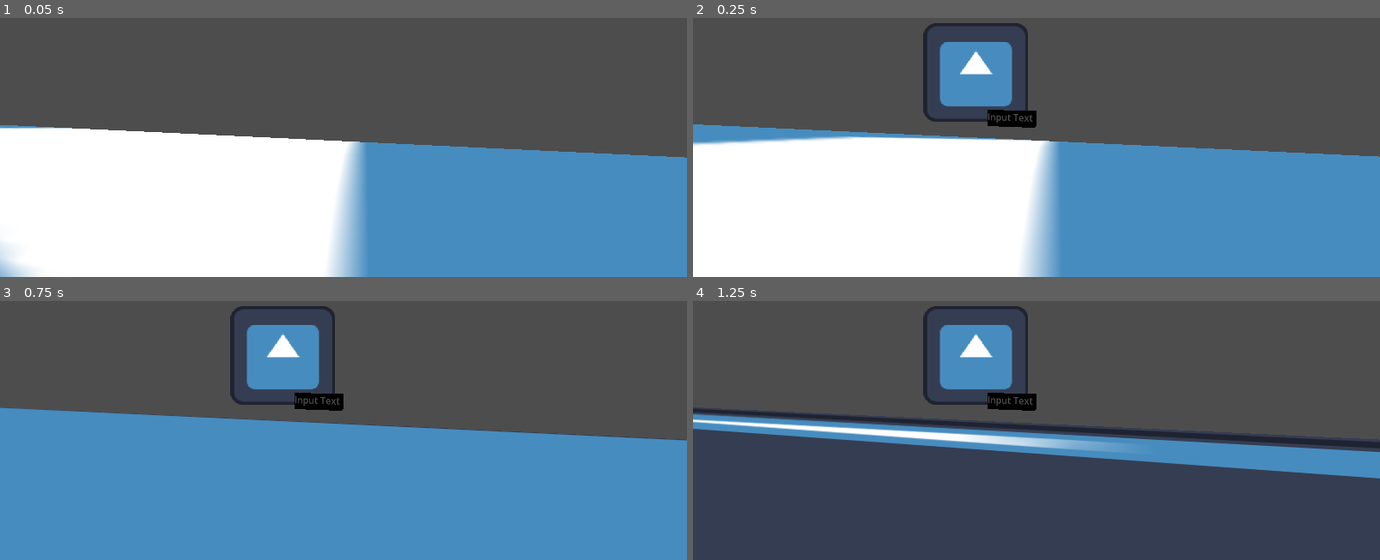
Above: before the commit, frames 1-4 (two rows, left to right).
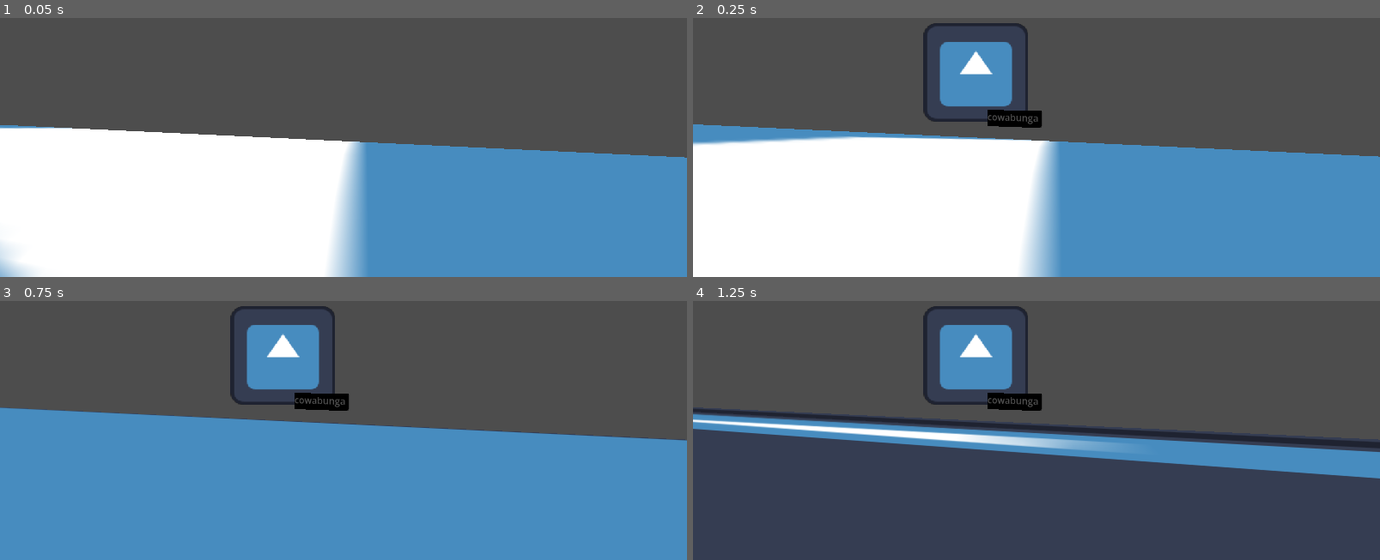
Above: after the commit, the same moments.

Repository: TobleroneBill/SkaterBoi
Game: Godot game, scene res://Game Scenes/Game Manager/game_manager.tscn
The game is run twice, just before and just after one commit, with the same random seed, the same clock (stepped at 60 frames per second) and the same inputs. Before the commit the project starts from res://Game Scenes/game_manager.tscn. The engine's default icon, where the game draws it, is replaced by a stand-in: a white triangle on a blue panel in a dark square.
Inputs:
- Up to frame 1 (0.05 s): no input
- Up to frame 2 (0.25 s): no input
- Up to frame 3 (0.75 s): tap Enter at 0.5 s
- Up to frame 4 (1.25 s): no input

Frame 1 is identical in both runs. In frame 2, 0.1% of the frame differs, in the area x 42-51%, y 35-43%; in frame 3, 0.1%; in frame 4, 0.1%.

Commit message:
Typing multiple words

Diff:
--- a/skater-boi/Game Objects/S-Typer.gd
+++ b/skater-boi/Game Objects/S-Typer.gd
@@ -1,9 +1,11 @@
 extends Sprite3D
 
+@onready var basetext = $"SubViewport/Control/PanelContainer/Base Text"
+@onready var usertext = $"SubViewport/Control/PanelContainer/User Text"
+
+
 # Set the new string to type out
-func SetText():
-	pass
-
-# Update the User Text
-func UpdateUI(userText):
-	$"SubViewport/Control/PanelContainer/User Text".text = userText
+func Update(bg,fg=""):
+	print('input Text:' + fg)
+	basetext.text = bg
+	usertext.text = fg
--- a/skater-boi/Game Scenes/GameManager.gd
+++ b/skater-boi/Game Scenes/Game Manager/GameManager.gd
@@ -10,7 +10,7 @@
 
 func _ready():
 	Global.GameManager = self
-	Change2D("res://Game Scenes/test_level_switch.tscn")
+	Change3D("res://Game Scenes/Gameplay.tscn")
 
 # Load 3D Level Scene
 func Change3D(NewScene: String) -> void:
--- a/skater-boi/Game Scenes/game_manager.tscn
+++ b/skater-boi/Game Scenes/Game Manager/game_manager.tscn
@@ -1,6 +1,6 @@
 [gd_scene format=3 uid="uid://dhh25oq4bwetu"]
 
-[ext_resource type="Script" uid="uid://c6wp5j780rnu4" path="res://Game Scenes/GameManager.gd" id="1_vqhgs"]
+[ext_resource type="Script" uid="uid://c6wp5j780rnu4" path="res://Game Scenes/Game Manager/GameManager.gd" id="1_vqhgs"]
 
 [node name="GameManager" type="Node" unique_id=355234343 node_paths=PackedStringArray("world3d", "world2d", "GUI")]
 script = ExtResource("1_vqhgs")
--- a/skater-boi/Game Scenes/cool_scene.tscn
+++ b/skater-boi/Game Scenes/Gameplay.tscn
@@ -1,7 +1,8 @@
 [gd_scene format=3 uid="uid://dg5mvxjeoprlw"]
 
-[ext_resource type="Script" uid="uid://1p8ijc4nyi27" path="res://TESTINIT.gd" id="1_685la"]
+[ext_resource type="Script" uid="uid://1p8ijc4nyi27" path="res://Scripts/TESTINIT.gd" id="1_685la"]
 [ext_resource type="Texture2D" uid="uid://bopvol1g2xkgs" path="res://icon.svg" id="2_v64xd"]
+[ext_resource type="Script" uid="uid://b1g07gegjl25f" path="res://Game Scenes/rolling_hill.gd" id="3_aexhd"]
 [ext_resource type="PackedScene" uid="uid://dla78c1kywnb0" path="res://Game Objects/ob-Player.tscn" id="3_vhp02"]
 [ext_resource type="PackedScene" uid="uid://daun4qwlb1mnw" path="res://Game Objects/ob-Typer.tscn" id="4_vhp02"]
 
@@ -46,43 +47,38 @@
 &"Rotate": SubResource("Animation_3yadi")
 }
 
-[sub_resource type="ViewportTexture" id="ViewportTexture_hos14"]
+[sub_resource type="ViewportTexture" id="ViewportTexture_aexhd"]
 viewport_path = NodePath("SubViewport")
 
-[sub_resource type="ViewportTexture" id="ViewportTexture_1f2cl"]
+[sub_resource type="ViewportTexture" id="ViewportTexture_ss5vm"]
 viewport_path = NodePath("SubViewport")
 
-[sub_resource type="ViewportTexture" id="ViewportTexture_kio88"]
-viewport_path = NodePath("Player/SubViewport")
-
-[node name="Scene Prototype" type="Node3D" unique_id=309273264]
+[node name="GameScene" type="Node3D" unique_id=309273264]
 script = ExtResource("1_685la")
 
-[node name="CSGCylinder3D" type="CSGCylinder3D" parent="." unique_id=115029221]
+[node name="RollingHill" type="CSGCylinder3D" parent="." unique_id=115029221]
 transform = Transform3D(-1.9909318e-07, 23.240831, 0, -4.554721, -1.015889e-06, 0, 0, 0, 4.554722, 0, -1.248178, 0)
 material_override = SubResource("StandardMaterial3D_3yadi")
 sides = 20
+script = ExtResource("3_aexhd")
 
-[node name="AnimationPlayer" type="AnimationPlayer" parent="CSGCylinder3D" unique_id=323957552]
+[node name="AnimationPlayer" type="AnimationPlayer" parent="RollingHill" unique_id=323957552]
 libraries/ = SubResource("AnimationLibrary_vhp02")
 
 [node name="Player" parent="." unique_id=273068932 instance=ExtResource("3_vhp02")]
 transform = Transform3D(1, 0, 0, 0, 1, 0, 0, 0, 1, 0.46076846, 1.0162408, 0)
-texture = SubResource("ViewportTexture_hos14")
+texture = SubResource("ViewportTexture_aexhd")
 
-[node name="OBJ_typer" parent="." unique_id=676901588 instance=ExtResource("4_vhp02")]
+[node name="Typer" parent="." unique_id=676901588 instance=ExtResource("4_vhp02")]
 transform = Transform3D(1, 0, 0, 0, 1, 0, 0, 0, 1, 0.9212997, 1.5128217, 0)
-texture = SubResource("ViewportTexture_1f2cl")
+texture = SubResource("ViewportTexture_ss5vm")
 
 [node name="Camera3D" type="Camera3D" parent="." unique_id=1867152151]
 transform = Transform3D(0.9909832, 0, 0.13398619, 0, 1, 0, -0.13398619, 0, 0.9909832, 0.88, 2.097, 2.65)
 fov = 100.0
 near = 0.063
 
-[node name="DirectionalLight3D" type="DirectionalLight3D" parent="." unique_id=870880612]
+[node name="Sunlight" type="DirectionalLight3D" parent="." unique_id=870880612]
 light_color = Color(0.978996, 0.73006856, 0.752828, 1)
 
-[node name="Sprite3D" parent="." unique_id=1821086039 instance=ExtResource("4_vhp02")]
-texture = SubResource("ViewportTexture_kio88")
-
-[connection signal="animation_finished" from="CSGCylinder3D/AnimationPlayer" to="." method="_on_animation_player_animation_finished"]
+[connection signal="animation_finished" from="RollingHill/AnimationPlayer" to="RollingHill" method="_on_animation_player_animation_finished"]
--- /dev/null
+++ b/skater-boi/Game Scenes/rolling_hill.gd
@@ -0,0 +1,7 @@
+extends CSGCylinder3D
+
+func _ready():
+	$AnimationPlayer.play("Rotate")
+
+func _on_animation_player_animation_finished(anim_name):
+	$AnimationPlayer.play("Rotate")
--- a/skater-boi/Game Scenes/test_level_switch.tscn
+++ b/skater-boi/Game Scenes/test_level_switch.tscn
@@ -1,6 +1,6 @@
 [gd_scene format=3 uid="uid://qyuxku8t7ve2"]
 
-[ext_resource type="Script" uid="uid://n5qdt7450kjj" path="res://test_level_switch.gd" id="1_udcrr"]
+[ext_resource type="Script" uid="uid://n5qdt7450kjj" path="res://Scripts/test_level_switch.gd" id="1_udcrr"]
 
 [node name="Test Level Switch" type="Node2D" unique_id=297098179]
 script = ExtResource("1_udcrr")
--- /dev/null
+++ b/skater-boi/Scripts/TESTINIT.gd
@@ -0,0 +1,45 @@
+extends Node3D
+
+# Level Refrences
+@onready var Typer = $Typer
+@onready var Cam = $Camera3D
+@onready var Player = $Player
+
+# Test words to use
+var words = [
+	"cool",
+	"cowabunga",
+	"radicool"
+]
+
+# Letter variables
+@export var CurrentWord: String
+var LetterIndex: int = 0
+
+func _ready():
+	#CurrentWord = "Cool"
+	CurrentWord = str(words[1])
+	Typer.Update(CurrentWord)
+
+#Set the new word to write
+func SetNewWord():
+	CurrentWord = words.pick_random()
+	print('new word is: ' + CurrentWord)
+	Typer.Update(CurrentWord)
+	LetterIndex = 0
+
+## Gameplay Functions Go here
+# Key Checking
+func _input(event):
+	if event is InputEventKey and event.pressed:
+		if event.as_text_keycode() == "":
+			return
+		# If correct letter pressed
+		if CurrentWord[LetterIndex].to_lower() == event.as_text_keycode().to_lower():
+			Typer.Update(CurrentWord,CurrentWord.substr(0, LetterIndex+1))
+			if LetterIndex != len(CurrentWord)-1:
+				LetterIndex+=1
+			else:
+				SetNewWord()
+		else:
+			SetNewWord()
--- a/skater-boi/TESTINIT.gd
+++ /dev/null
@@ -1,13 +0,0 @@
-extends Node3D
-
-
-func printtest():
-	print('Scene2')
-
-func _ready():
-	$CSGCylinder3D/AnimationPlayer.play("Rotate")
-	printtest()
-
-
-func _on_animation_player_animation_finished(anim_name):
-	$CSGCylinder3D/AnimationPlayer.play("Rotate")
Renamed: skater-boi/Game Scenes/GameManager.gd.uid -> skater-boi/Game Scenes/Game Manager/GameManager.gd.uid
Not shown, added: skater-boi/Game Scenes/rolling_hill.gd.uid
Renamed: skater-boi/TESTINIT.gd.uid -> skater-boi/Scripts/TESTINIT.gd.uid
Renamed: skater-boi/test_level_switch.gd -> skater-boi/Scripts/test_level_switch.gd
Renamed: skater-boi/test_level_switch.gd.uid -> skater-boi/Scripts/test_level_switch.gd.uid
Not shown, added: skater-boi/Game Scenes/Gameplay.tscn1845214662.tmp
Not shown, added: skater-boi/Game Scenes/Gameplay.tscn2342329965.tmp
